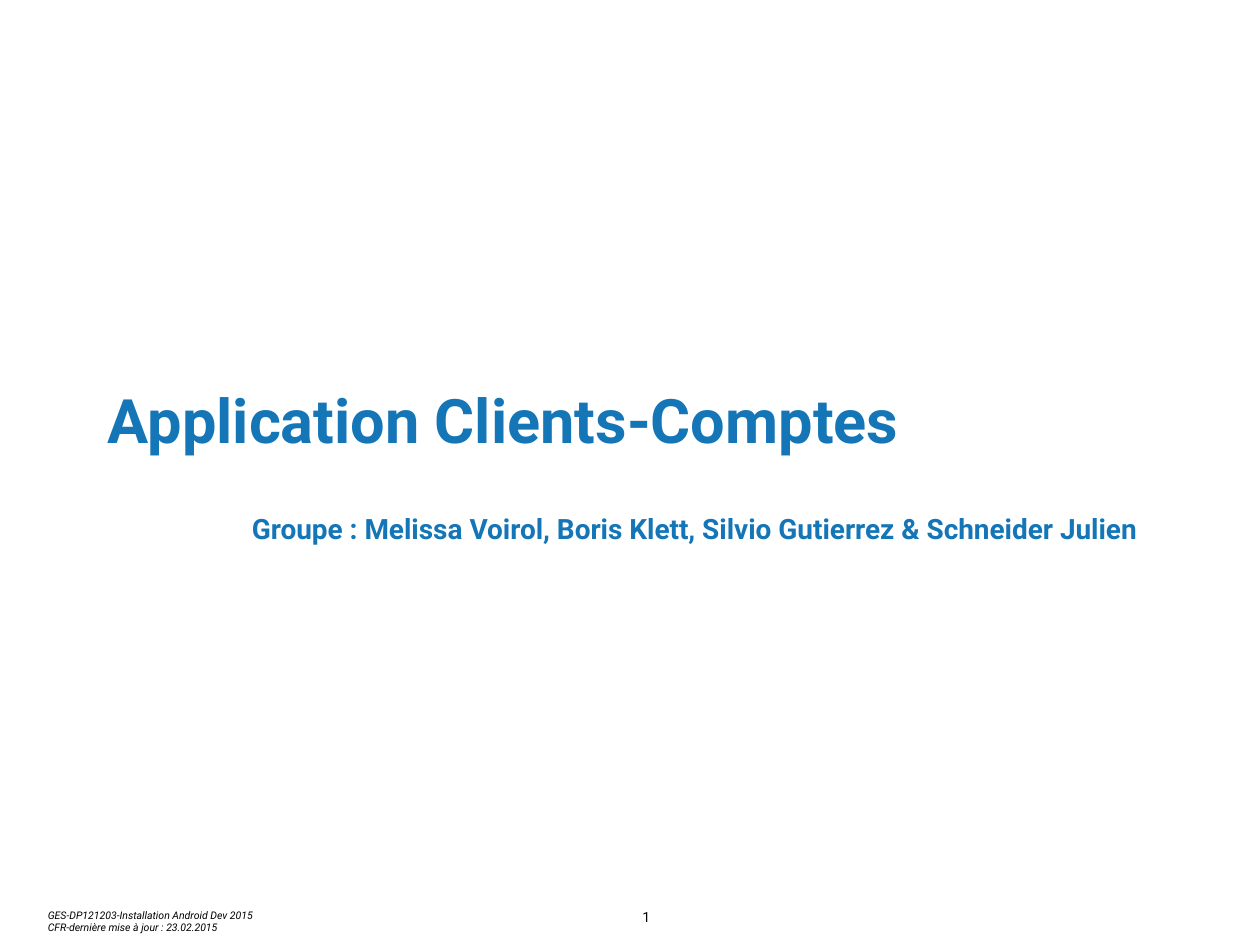
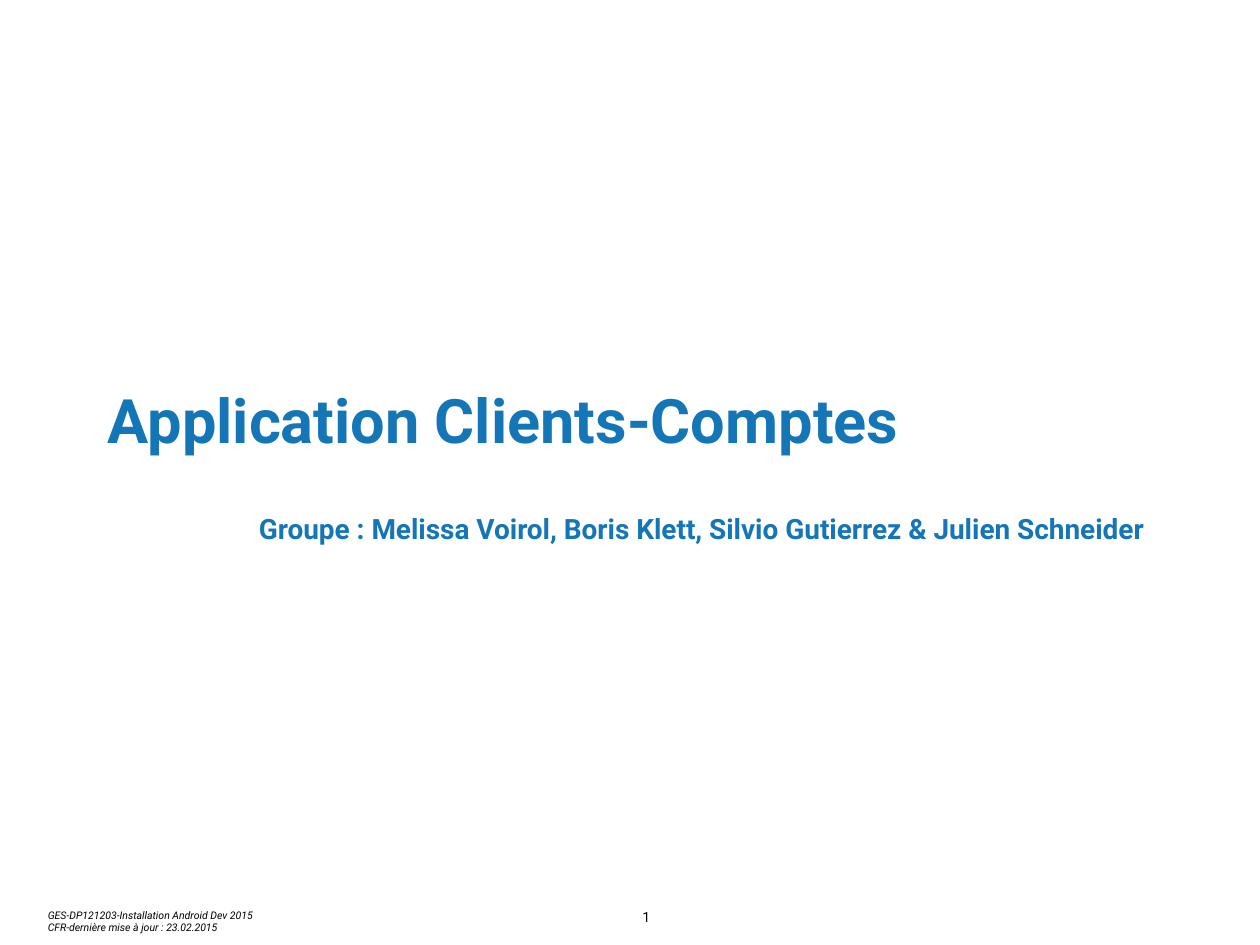
Before and after one commit to Kboris20/ProjetTechno, a slide deck: slide 1 of Présentation/PresentationClientsComptes-KlettGutierrezVoirolSchneider.pptx. Drawn at 1260x945 pixels with LibreOffice and Linux fonts; fonts in the diff are those of the drawing; background and template pictures are left out. Boxes give left, top, right and bottom in pixels: in the first picture for what was removed or moved away, otherwise in the second. Text is boxed around its words. In the diff, an @@ line names an element or a change of style, - is before the commit and + after.

```diff
--- a/Présentation/PresentationClientsComptes-KlettGutierrezVoirolSchneider.pptx
+++ b/Présentation/PresentationClientsComptes-KlettGutierrezVoirolSchneider.pptx
@@ text at (x1=259, y1=518, x2=1144, y2=545): text changed @@
-Groupe : Melissa Voirol, Boris Klett, Silvio Gutierrez & Schneider Julien
+Groupe : Melissa Voirol, Boris Klett, Silvio Gutierrez & Julien Schneider
```
Also in this commit, not shown: 3 other slides changed.
